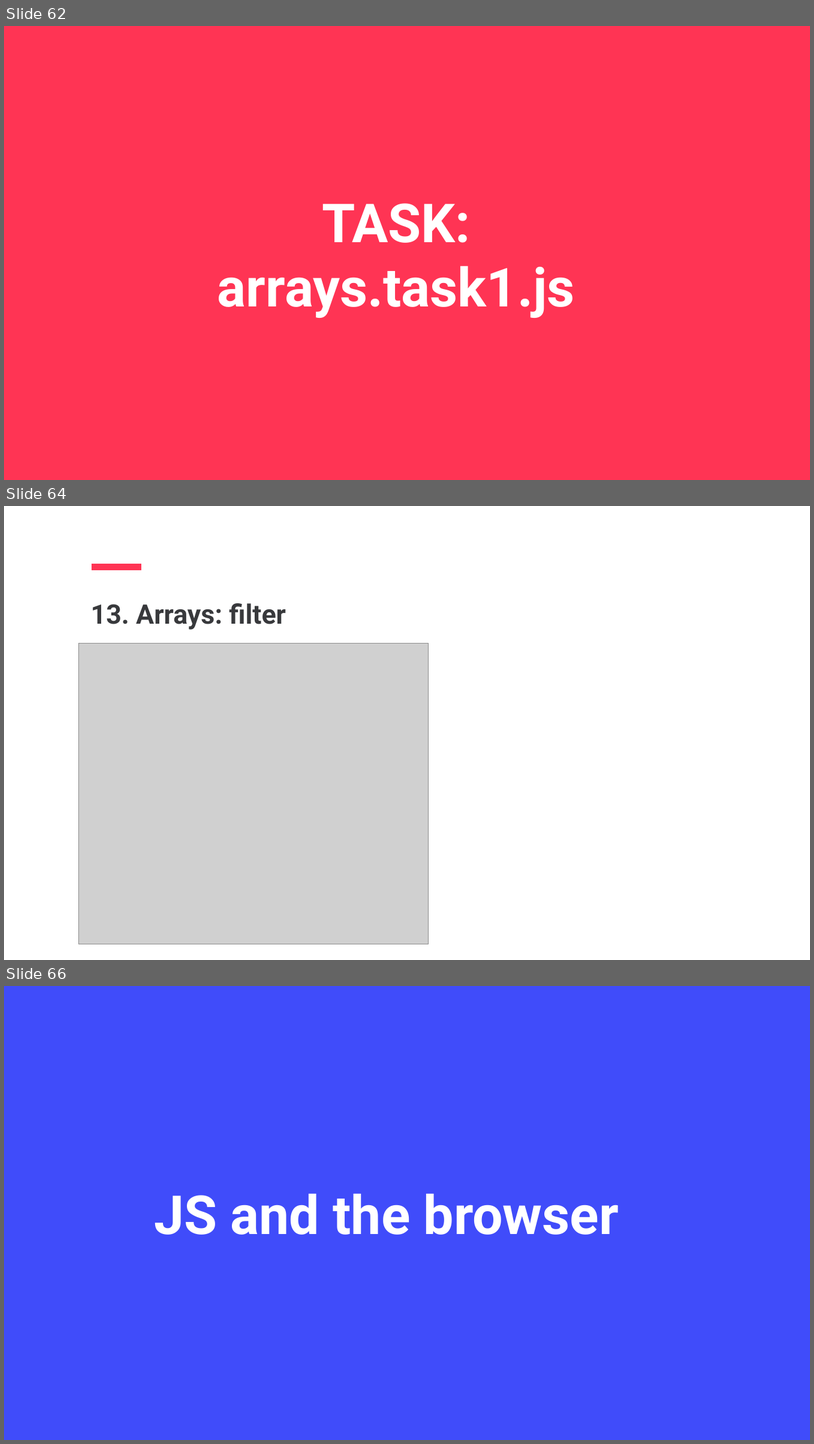
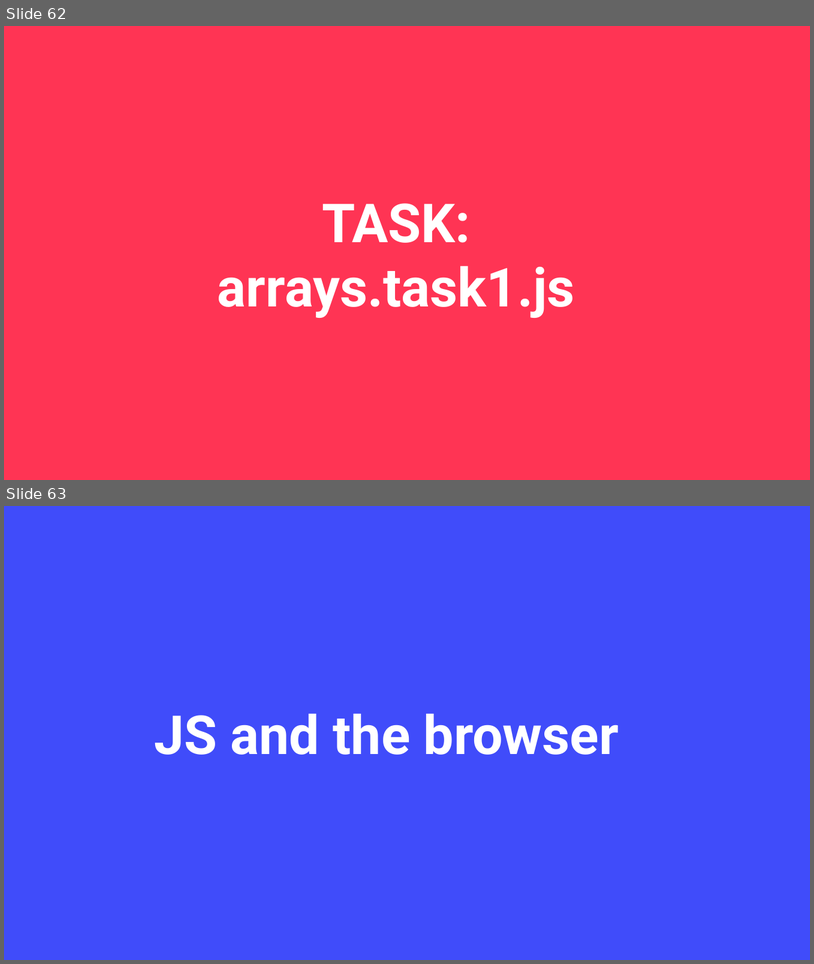
Before and after one commit to jpotapova/js-lecture-1, a slide deck: slides-full.pptx. Shown one above the other, each under a label of ours: slides 62, 64 and 66 before the commit, slides 62 and 63 after it; the slides between them are not shown. The pictures are 814x1444 and 814x964 pixels, drawn with LibreOffice and Linux fonts; fonts in the diff are those of the drawing; grey boxes stand for pictures. Boxes give left, top, right and bottom in pixels: in the first picture for what was removed or moved away, otherwise in the second. Text is boxed around its words. In the diff, an @@ line names an element or a change of style, - is before the commit and + after.

```diff
--- a/slides-full.pptx
+++ b/slides-full.pptx
@@ slide 64 removed at [4,506,810,960], background #FFFFFF @@
@@ line removed from (92, 567) to (141, 567) @@
@@ text removed at [91,603,286,630] @@
-13. Arrays: filter
@@ picture removed at [78,643,428,943] @@
@@ what was slide 66 is now slide 63 @@
```
Also in this commit, not shown: 7 slides changed, 5 other slides removed, 13 other files.
